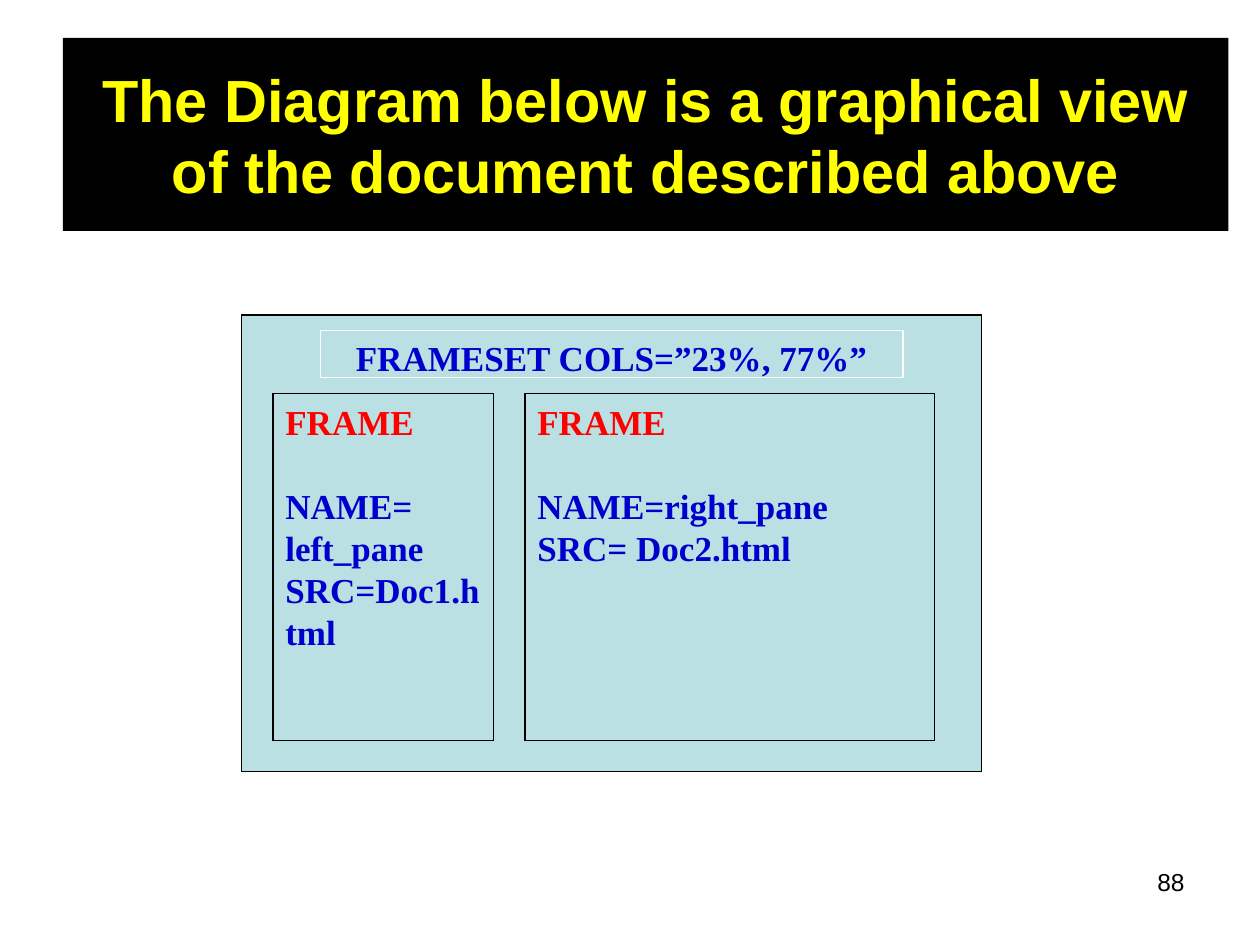
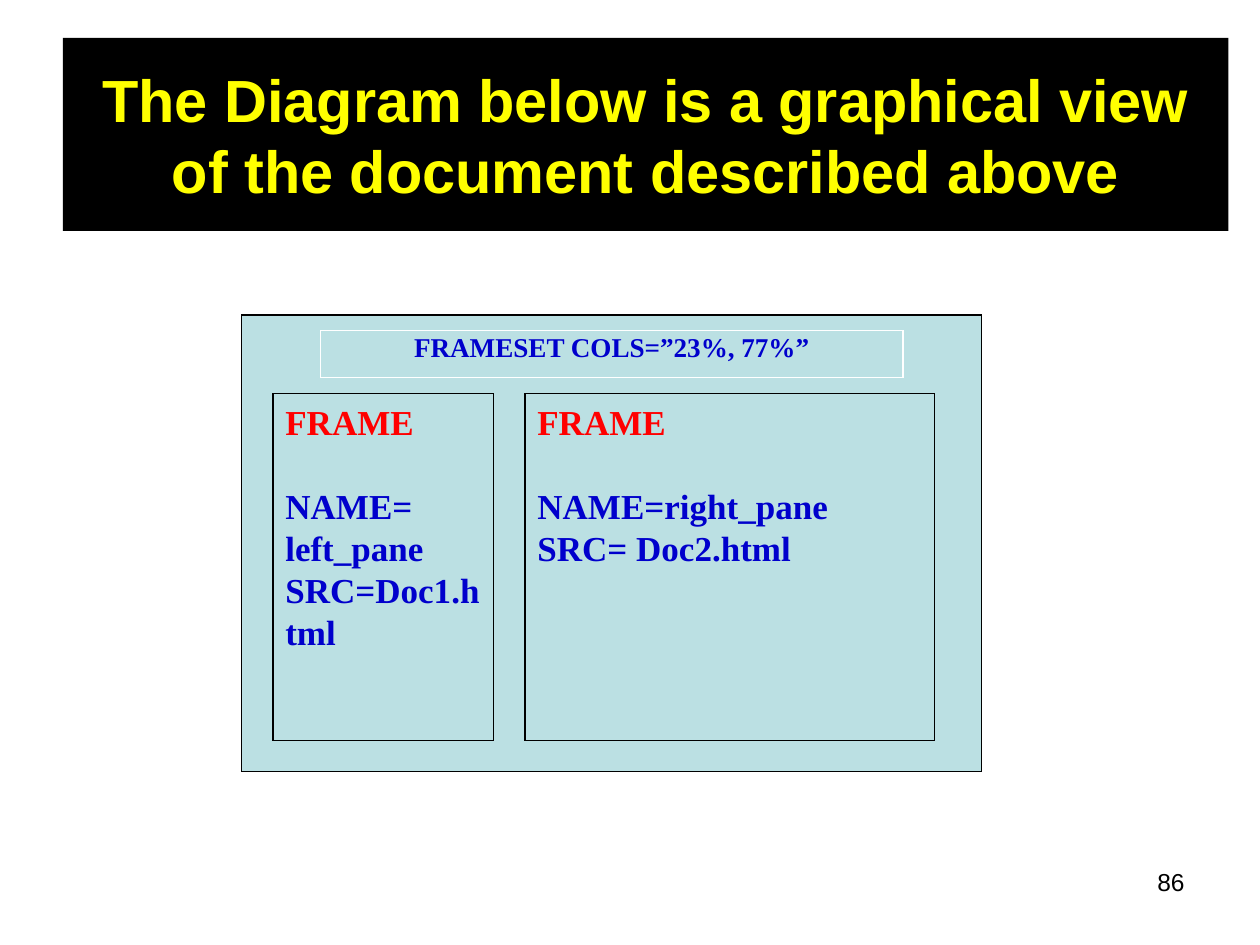
Before and after one commit to engineershoaibakhter/Web-App-Development-Course, a slide deck: slide 86 of notes/html.ppt (slide 88 before the commit). Drawn at 1260x945 pixels with LibreOffice and Linux fonts; fonts in the diff are those of the drawing. Boxes give left, top, right and bottom in pixels: in the first picture for what was removed or moved away, otherwise in the second. Text is boxed around its words. In the diff, an @@ line names an element or a change of style, - is before the commit and + after.

```diff
--- a/notes/html.ppt
+++ b/notes/html.ppt
@@ rectangle "FRAMESET COLS=”23%, 77%”" at [320, 330, 903, 377]: size 20 to 15.5 pt; line spacing 1 to 0.8 @@
@@ page number at [1157, 874, 1184, 892]: text changed @@
-88
+86
```
Also in this commit, not shown: 35 other slides changed, 2 slides removed, 1 other file.
